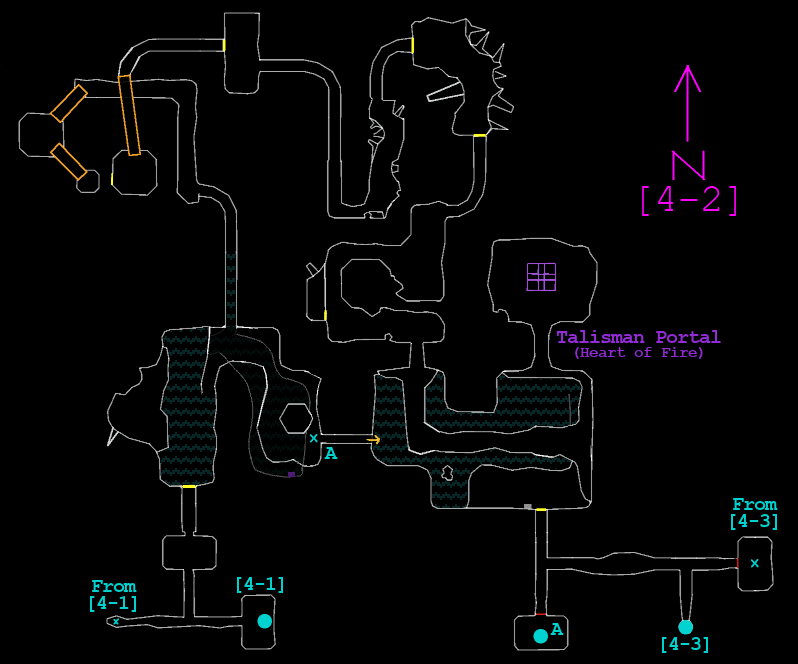
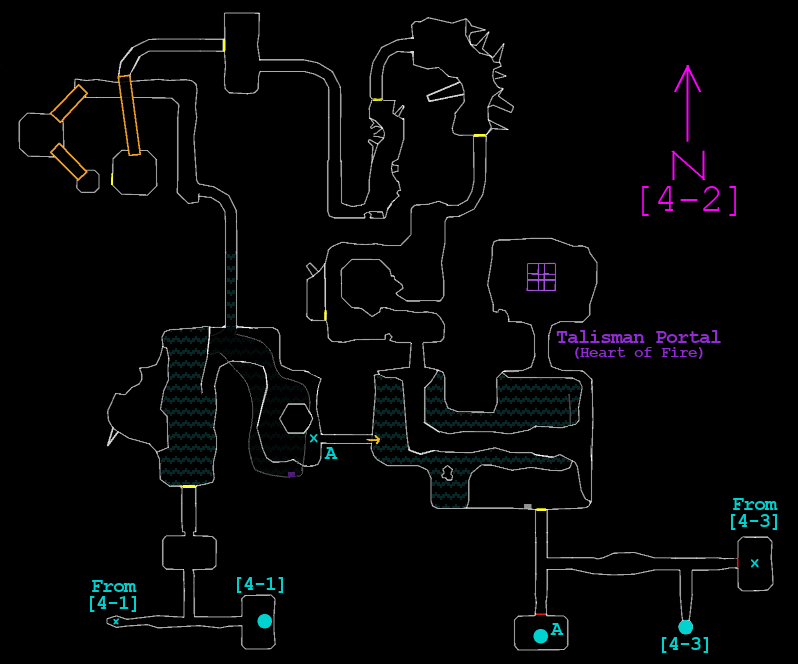
Two versions of the same layered image (798×664). Layer-by-layer changes:
renamed "Pasted Layer" to "Map", painted on it over left=372, top=37, right=415, bottom=101